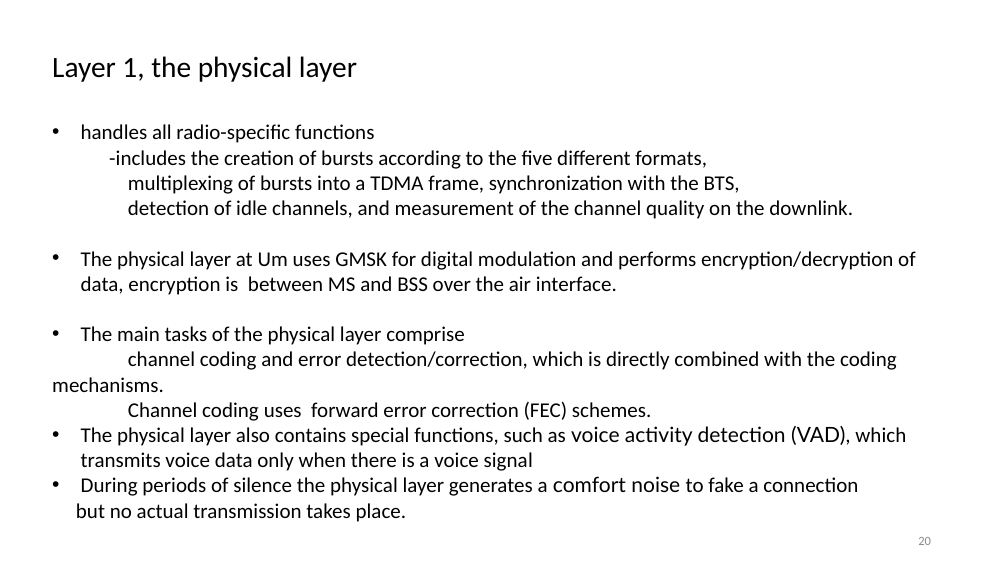
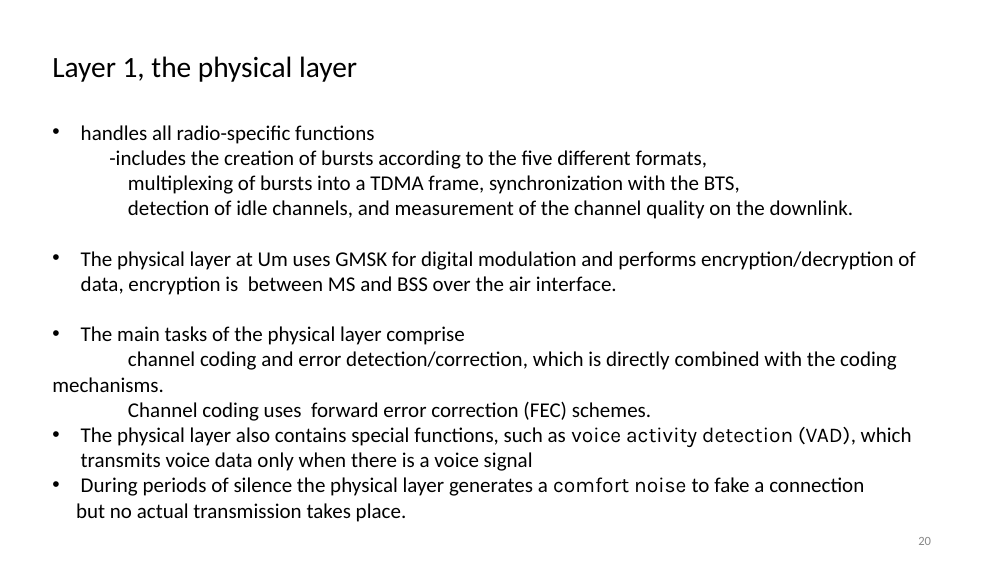
Before and after one commit to vk0810-k/College-B.Tech, a slide deck: slide 20 of Fourth Year/SEM VII/Mobile Computing - Prof. Preeti Godabole/MC-PPT/Module 2-Locmg-GSM.pptx. Drawn at 1008x567 pixels with LibreOffice and Linux fonts; fonts in the diff are those of the drawing. Boxes give left, top, right and bottom in pixels: in the first picture for what was removed or moved away, otherwise in the second. Text is boxed around its words. In the diff, an @@ line names an element or a change of style, - is before the commit and + after.

```diff
--- a/Fourth Year/SEM VII/Mobile Computing - Prof. Preeti Godabole/MC-PPT/Module 2-Locmg-GSM.pptx
+++ b/Fourth Year/SEM VII/Mobile Computing - Prof. Preeti Godabole/MC-PPT/Module 2-Locmg-GSM.pptx
@@ text at box(81, 125, 915, 496): font Lato to Karla in "voice activity detection (VAD),", "comfort noise" @@
```
Also in this commit, not shown: 25 other slides changed, 4 other files.
